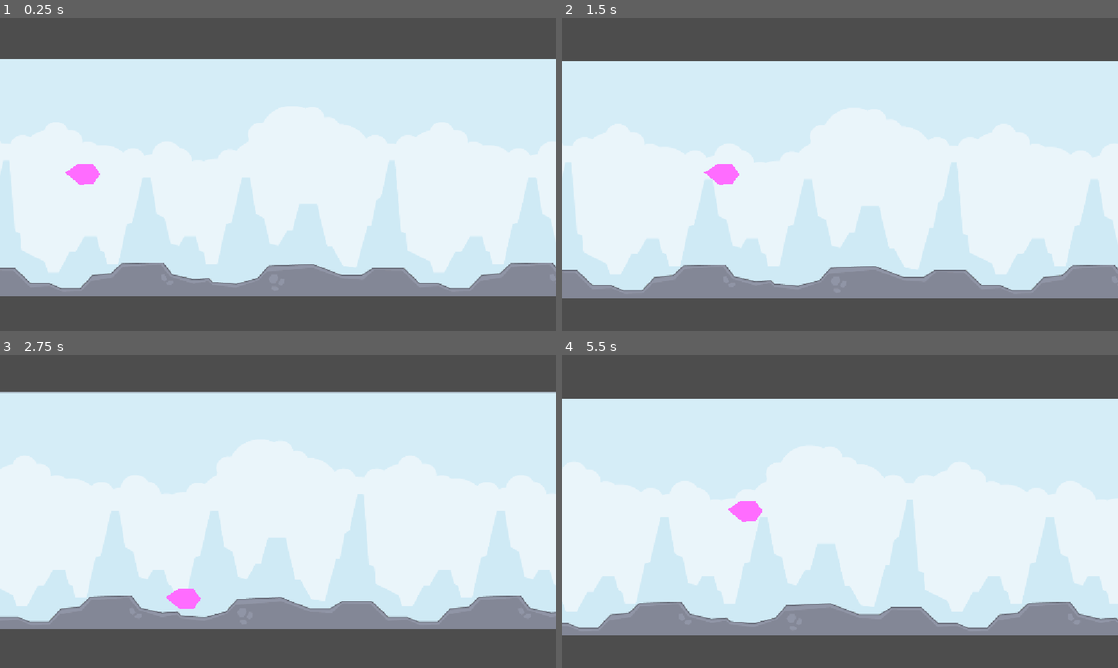
Above: before the commit, frames 1-4 (two rows, left to right).
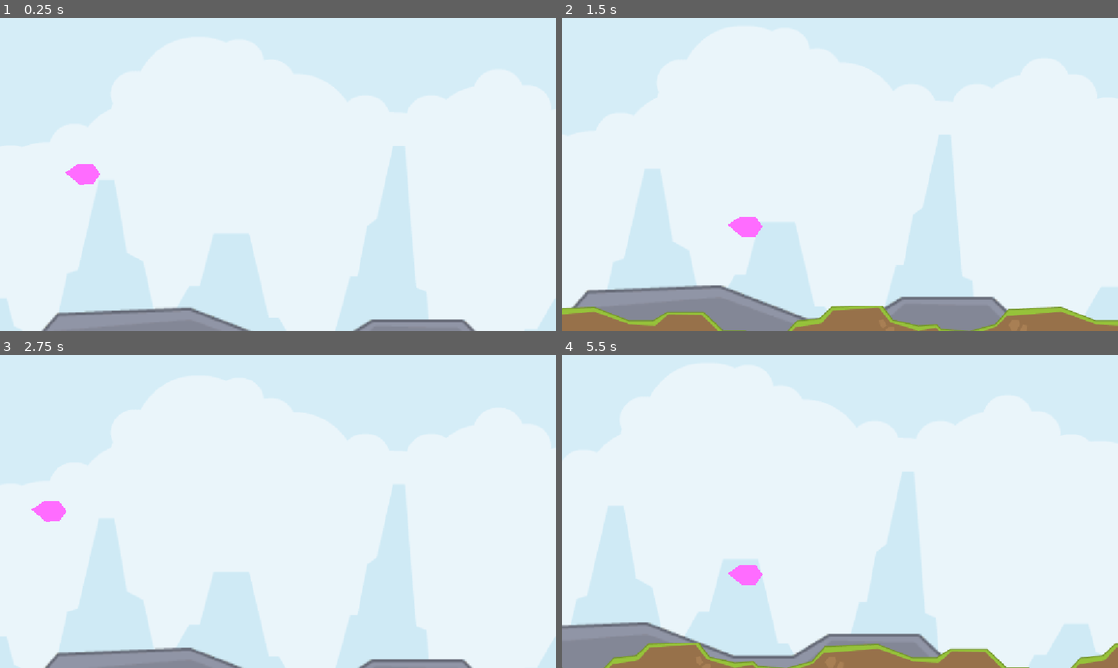
Above: after the commit, the same moments.

Repository: sabasayer/Flappy-Chopper
Game: Godot game, scene res://scenes/level-scene.tscn
Same seed, same stepped clock (60 frames per second), same inputs: the game is played once before the commit and once after it.
Inputs:
- Up to frame 1 (0.25 s): no input
- Up to frame 2 (1.5 s): tap Space (jump) at 0.77 s
- Up to frame 3 (2.75 s): tap Space (jump) at 1.52 s
- Up to frame 4 (5.5 s): tap Space (jump) at 3.02, 3.77, 4.52 s

The runs differ from the first frame. In frame 1, 42% of the frame differs, in the area x 0-100%, y 0-100%; in frame 2, 44%; in frame 3, 44%; in frame 4, 42%.
Error after the commit: Invalid access to property or key 'globalPosition' on a base object of type 'Node2D (Pipe)'. (res://scenes/level_scene.gd:41)

Commit message:
feat: game manager

Diff:
--- a/globals/game-manager.gd
+++ b/globals/game-manager.gd
@@ -1,11 +1,16 @@
 extends Node
 
+var player_score := 0
+var player_high_score := 0
 
-# Called when the node enters the scene tree for the first time.
-func _ready() -> void:
-	pass # Replace with function body.
+func add_score(score: int) -> void:
+	player_score += score
+	if player_score > player_high_score:
+		player_high_score = player_score
 
+func reset_score() -> void:
+	player_score = 0
 
-# Called every frame. 'delta' is the elapsed time since the previous frame.
-func _process(delta: float) -> void:
+func save_high_score() -> void:
+	#todo: save high score to file
 	pass
--- a/scenes/level-scene.tscn
+++ b/scenes/level-scene.tscn
@@ -1,8 +1,9 @@
-[gd_scene load_steps=5 format=3 uid="uid://dolpb6anay570"]
+[gd_scene load_steps=6 format=3 uid="uid://dolpb6anay570"]
 
 [ext_resource type="Script" uid="uid://b1v5uhsakeux1" path="res://scenes/level_scene.gd" id="1_7jjbn"]
 [ext_resource type="PackedScene" uid="uid://be2ku6c2r10rl" path="res://scenes/player.tscn" id="2_uar5l"]
 [ext_resource type="Texture2D" uid="uid://bjwo1v4q0l33g" path="res://assets/sheet.png" id="3_w3lvy"]
+[ext_resource type="PackedScene" uid="uid://wwweuxw2f1eh" path="res://scenes/pipe.tscn" id="4_pipe"]
 
 [sub_resource type="WorldBoundaryShape2D" id="WorldBoundaryShape2D_uar5l"]
 distance = -2.0
@@ -10,6 +11,7 @@
 [node name="LevelScene" type="Node2D" node_paths=PackedStringArray("player")]
 script = ExtResource("1_7jjbn")
 player = NodePath("Player")
+pipe_scene = ExtResource("4_pipe")
 
 [node name="Player" parent="." instance=ExtResource("2_uar5l")]
 position = Vector2(96, 331)
@@ -18,15 +20,15 @@
 visible = false
 offset = Vector2(200, 0)
 limit_left = -200
-limit_top = -1000
+limit_top = -139
 limit_right = 10000001
-limit_bottom = 720
+limit_bottom = 800
 
 [node name="PlayerPosition" type="Marker2D" parent="."]
 position = Vector2(93, 331)
 
 [node name="Ground" type="Area2D" parent="."]
-position = Vector2(-1, 580)
+position = Vector2(239, 812)
 
 [node name="GroundCollisionShape" type="CollisionShape2D" parent="Ground"]
 shape = SubResource("WorldBoundaryShape2D_uar5l")
@@ -34,6 +36,7 @@
 
 [node name="Parallax2D" type="Parallax2D" parent="."]
 z_index = -1
+scale = Vector2(2, 2)
 scroll_scale = Vector2(0.2, 0.2)
 scroll_offset = Vector2(798, 332)
 repeat_size = Vector2(799, 0)
@@ -47,8 +50,9 @@
 
 [node name="Parallax2D2" type="Parallax2D" parent="."]
 z_index = -1
-scroll_scale = Vector2(0.2, 0.2)
-scroll_offset = Vector2(803, 548)
+scale = Vector2(3, 3)
+scroll_scale = Vector2(0.4, 0.4)
+scroll_offset = Vector2(-1558, 710)
 repeat_size = Vector2(806, 0)
 repeat_times = 3
 
@@ -58,4 +62,24 @@
 region_rect = Rect2(0, 285.81943, 807, 68.18057)
 metadata/_edit_lock_ = true
 
+[node name="Parallax2D3" type="Parallax2D" parent="."]
+z_index = -1
+scale = Vector2(1.2, 1.2)
+scroll_offset = Vector2(-546, 789.00006)
+repeat_size = Vector2(806, 0)
+repeat_times = 3
+
+[node name="Sprite2D" type="Sprite2D" parent="Parallax2D3"]
+texture = ExtResource("3_w3lvy")
+region_enabled = true
+region_rect = Rect2(0.79286194, 144.07974, 806.5774, 68.30141)
+metadata/_edit_lock_ = true
+
+[node name="PipeSpawnMarkerTop" type="Marker2D" parent="."]
+position = Vector2(586, 51)
+
+[node name="PipeSpawnMarkerDown" type="Marker2D" parent="."]
+position = Vector2(581, 576)
+
+[connection signal="player_died" from="Player" to="." method="_on_player_player_died"]
 [connection signal="body_entered" from="Ground" to="." method="_on_ground_area_entered"]
--- a/scenes/level_scene.gd
+++ b/scenes/level_scene.gd
@@ -3,12 +3,19 @@
 extends Node2D
 
 @export var player: Player
+@export var pipe_scene: PackedScene
+@export var min_pipe_distance: float = 100
+@export var max_pipe_distance: float = 200
+@export var end_of_level_position: float = 10000
 
 @onready var playerPosition: Marker2D = $PlayerPosition
+@onready var pipeSpawnMarkerTop: Marker2D = $PipeSpawnMarkerTop
+@onready var pipeSpawnMarkerDown: Marker2D = $PipeSpawnMarkerDown
 
 # Called when the node enters the scene tree for the first time.
 func _ready() -> void:
 	reset_player_position()
+	spawn_pipe()
 
 func restart_level() -> void:
 	reset_player_position()
@@ -19,3 +26,25 @@
 func _on_ground_area_entered(_body: Node2D) -> void:
 	print("ground entered")
 	restart_level()
+
+func _on_player_player_died() -> void:
+	restart_level()
+
+func spawn_pipe() -> void:
+	var pipeSpawnPositionTop = pipeSpawnMarkerTop.global_position
+	var pipeSpawnPositionDown = pipeSpawnMarkerDown.global_position
+
+	var pipe_position_x = min(pipeSpawnPositionTop.x, pipeSpawnPositionDown.x)
+
+	while pipe_position_x < end_of_level_position:
+		var pipe = pipe_scene.instantiate()
+		pipe.globalPosition.x = pipe_position_x
+		var is_pipe_top = randf() < 0.5
+		if is_pipe_top:
+			pipe.globalPosition.y = pipeSpawnPositionTop.y
+		else:
+			pipe.globalPosition.y = pipeSpawnPositionDown.y
+
+		add_child(pipe)
+
+		pipe_position_x += randf_range(min_pipe_distance, max_pipe_distance)
--- a/scenes/pipe.tscn
+++ b/scenes/pipe.tscn
@@ -1,10 +1,7 @@
-[gd_scene load_steps=4 format=3 uid="uid://wwweuxw2f1eh"]
+[gd_scene load_steps=3 format=3 uid="uid://wwweuxw2f1eh"]
 
 [ext_resource type="Texture2D" uid="uid://bjwo1v4q0l33g" path="res://assets/sheet.png" id="1_8x3ej"]
 [ext_resource type="Script" uid="uid://bk2oip6muanti" path="res://scenes/pipe.gd" id="1_arpqm"]
-
-[sub_resource type="RectangleShape2D" id="RectangleShape2D_832ky"]
-size = Vector2(107, 239)
 
 [node name="Pipe" type="Node2D"]
 script = ExtResource("1_arpqm")
@@ -12,12 +9,13 @@
 [node name="Sprite2D" type="Sprite2D" parent="."]
 texture = ExtResource("1_8x3ej")
 region_enabled = true
-region_rect = Rect2(0.50827026, 1755.8428, 106.31119, 238.91846)
+region_rect = Rect2(0, 1756.9738, 106, 238.02625)
 
 [node name="Area2D" type="Area2D" parent="."]
+visible = false
 
-[node name="CollisionShape2D" type="CollisionShape2D" parent="Area2D"]
-position = Vector2(0.5, 0.5)
-shape = SubResource("RectangleShape2D_832ky")
+[node name="CollisionPolygon2D" type="CollisionPolygon2D" parent="Area2D"]
+position = Vector2(4, -2)
+polygon = PackedVector2Array(7, -120, -53, 118, 54, 119)
 
 [connection signal="body_entered" from="Area2D" to="." method="_on_area_2d_body_entered"]
--- a/scenes/player.gd
+++ b/scenes/player.gd
@@ -4,6 +4,7 @@
 const SPEED = 300.0
 const JUMP_VELOCITY = -400.0
 
+signal player_died()
 
 func _physics_process(delta: float) -> void:
 	# Add the gravity.
@@ -21,3 +22,4 @@
 
 func on_collision_with_pipe(pipe:Pipe) -> void:
 	print("collision with pipe", pipe)
+	player_died.emit()
